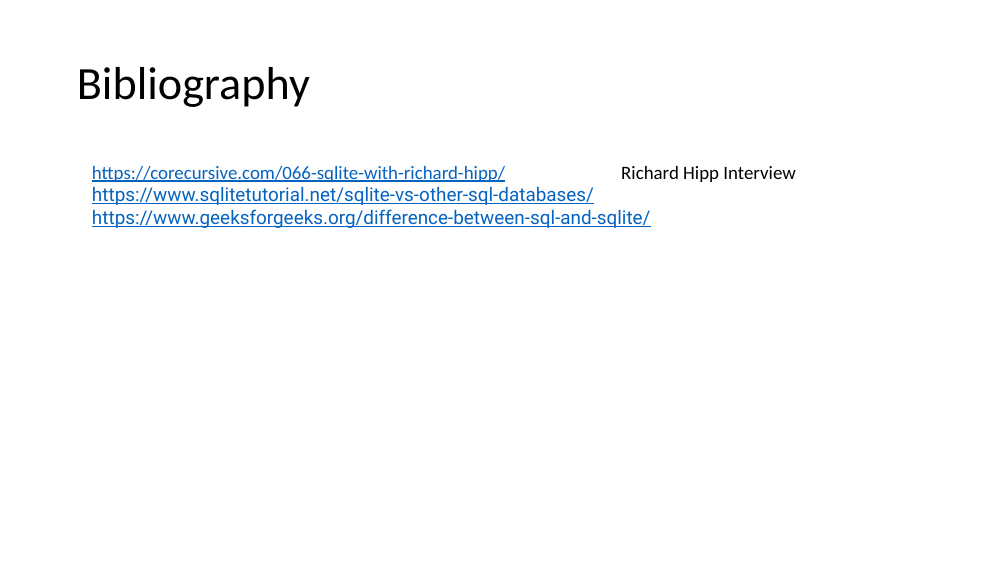
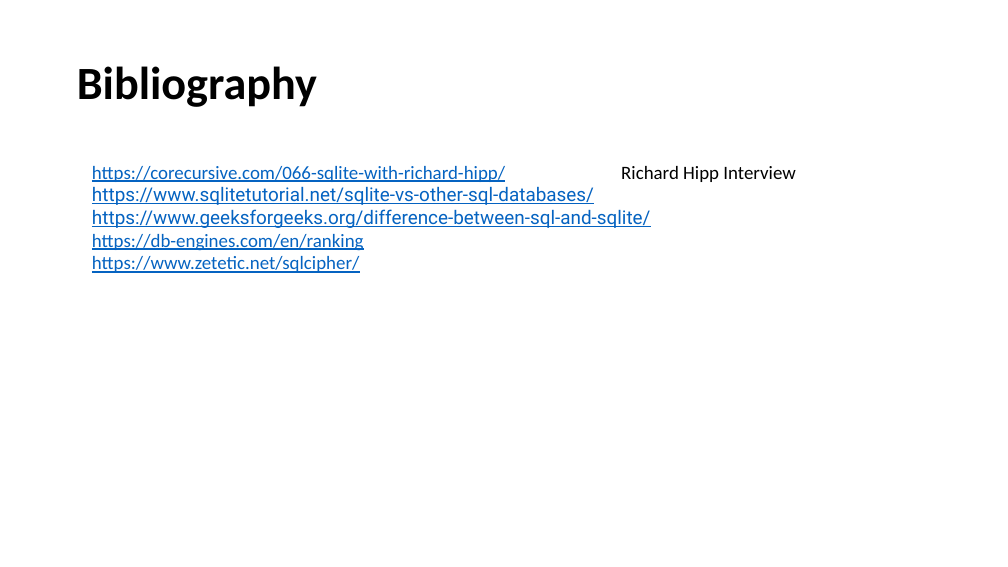
Before and after one commit to AntonioPirani/SQLiteProject, a slide deck: slide 22 of Presentation.pptx (slide 20 before the commit). Drawn at 1008x567 pixels with LibreOffice and Linux fonts; fonts in the diff are those of the drawing. Boxes give left, top, right and bottom in pixels: in the first picture for what was removed or moved away, otherwise in the second. Text is boxed around its words. In the diff, an @@ line names an element or a change of style, - is before the commit and + after.

```diff
--- a/Presentation.pptx
+++ b/Presentation.pptx
@@ title "Bibliography" at [77,66,317,107]: bold on @@
@@ text at [92,234,364,273]: paragraphs added @@
+https://db-engines.com/en/ranking
+https://www.zetetic.net/sqlcipher/
```
Also in this commit, not shown: 2 other slides changed, 2 slides added.
